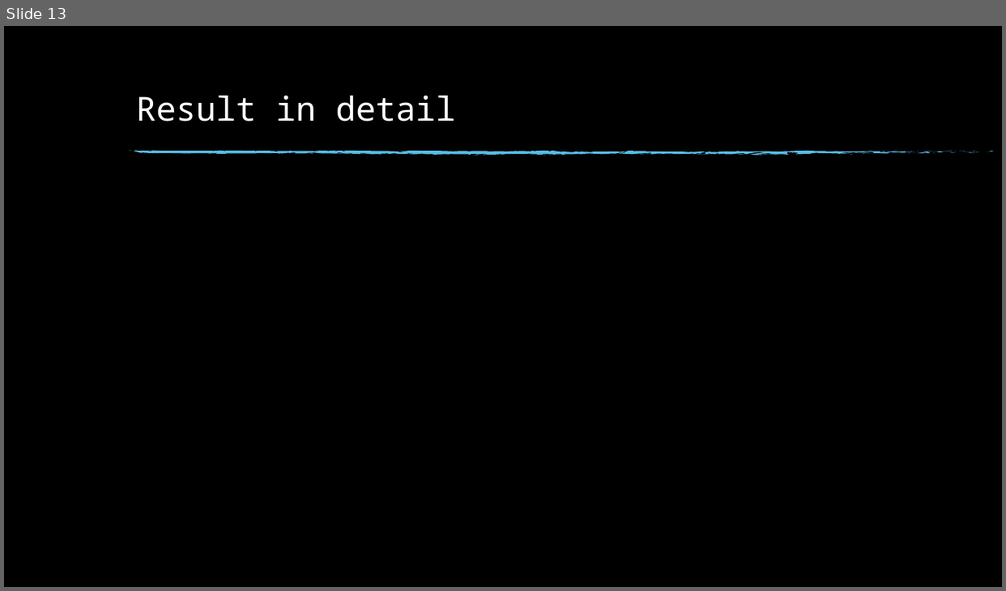
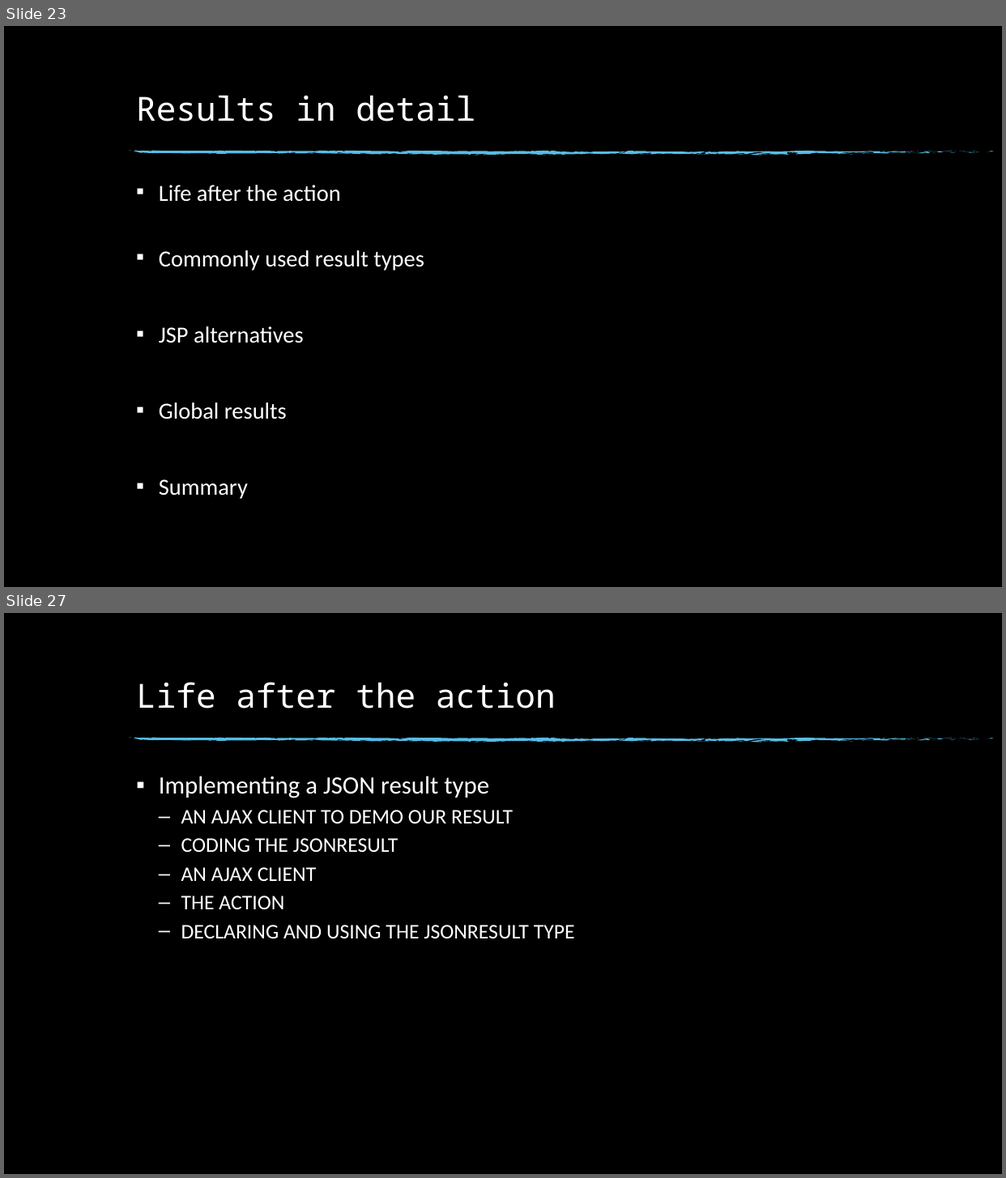
Before and after one commit to KernelDang/JEE, a slide deck: Seminar/slide.pptx. Shown one above the other, each under a label of ours: slide 13 before the commit, slides 23 and 27 after it; the slides between them are not shown. The pictures are 1006x591 and 1006x1178 pixels, drawn with LibreOffice and Linux fonts; fonts in the diff are those of the drawing; background and template pictures are left out. Boxes give left, top, right and bottom in pixels: in the first picture for what was removed or moved away, otherwise in the second. Text is boxed around its words. In the diff, an @@ line names an element or a change of style, - is before the commit and + after.

```diff
--- a/Seminar/slide.pptx
+++ b/Seminar/slide.pptx
@@ slide 27 added at (x1=4, y1=613, x2=1002, y2=1174), background picture (left out); not listed: 74 template elements that a slide beside it also shows @@
@@ title added at (x1=136, y1=682, x2=556, y2=709), 32 pt, text #FFFFFF @@
+Life after the action
@@ text added at (x1=159, y1=776, x2=575, y2=939), 20 pt, text #FFFFFF @@
+▪ Implementing a JSON result type
+  – AN AJAX CLIENT TO DEMO OUR RESULT
+  – CODING THE JSONRESULT
+  – AN AJAX CLIENT
+  – THE ACTION
+  – DECLARING AND USING THE JSONRESULT TYPE
@@ what was slide 13 is now slide 23 @@
@@ slide 23 changed as well @@
@@ title at (x1=136, y1=95, x2=475, y2=122): text changed @@
-Result in detail
+Results in detail
@@ text added at (x1=159, y1=185, x2=424, y2=499), 22.2 pt, text #FFFFFF @@
+▪ Life after the action
+▪ Commonly used result types
+▪ JSP alternatives
+▪ Global results
+▪ Summary
```
Also in this commit, not shown: 1 other slide changed, 33 other slides added.
